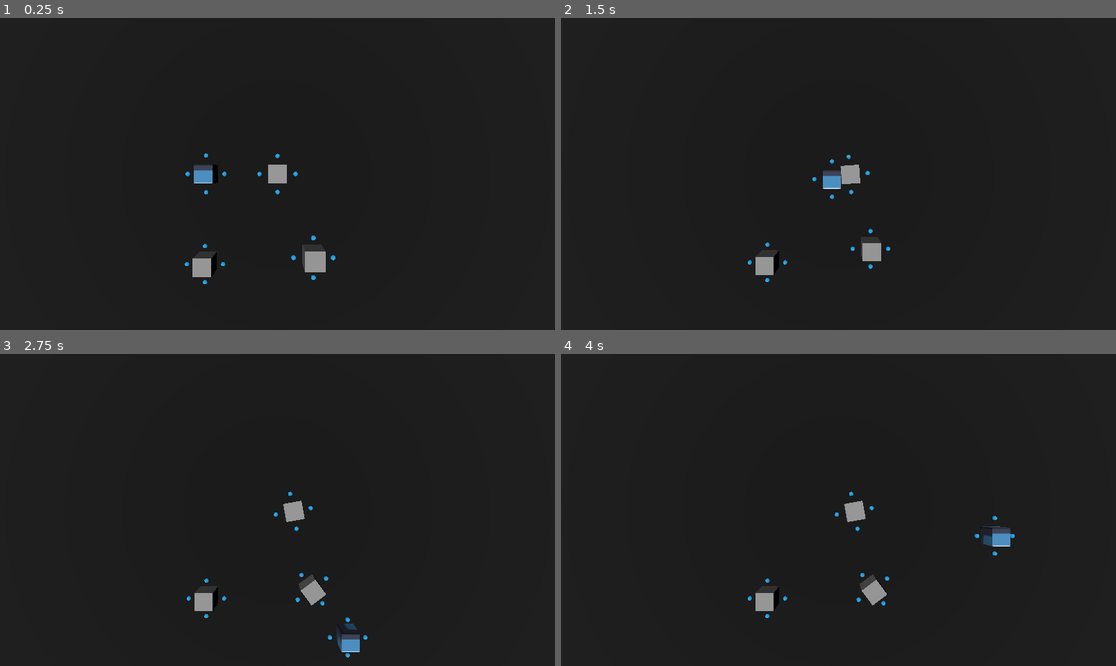
Above: before the commit, frames 1-4 (two rows, left to right).
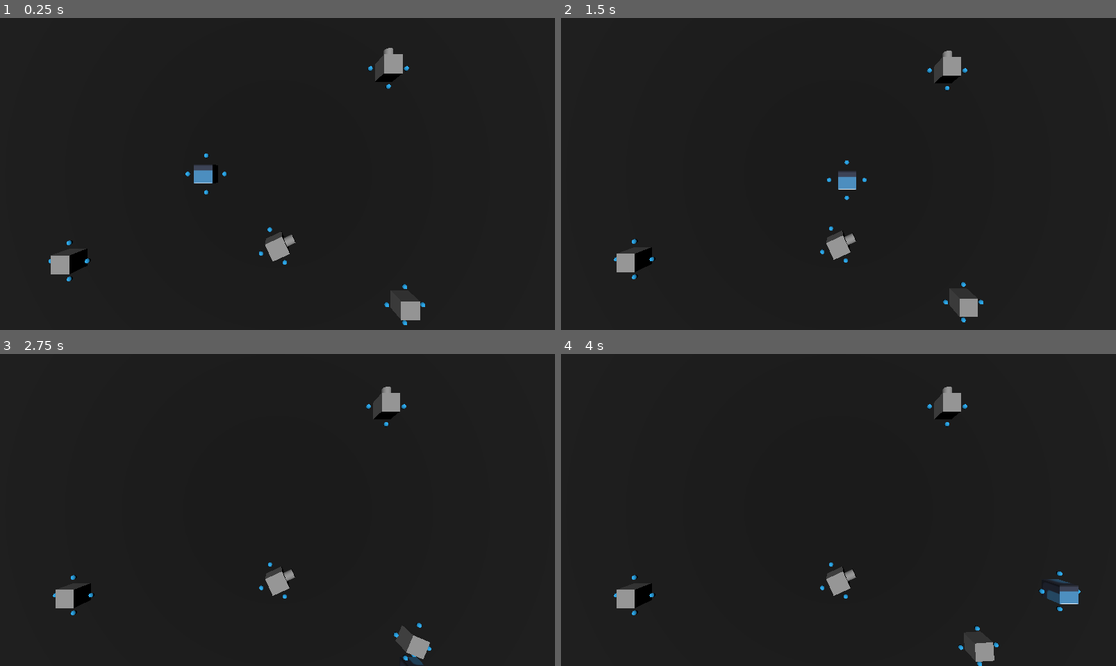
Above: after the commit, the same moments.

Repository: karstenpedersen/robo-blocks
Game: Godot game, scene res://src/scenes/game-scenes/karsten_test_scene.tscn
The game is run twice, just before and just after one commit, with the same random seed, the same clock (stepped at 60 frames per second) and the same inputs. The project has no main scene, so this scene is started directly. The engine's default icon, where the game draws it, is replaced by a stand-in: a white triangle on a blue panel in a dark square.
Inputs (mouse positions are in pixels of both pictures, inside the frame that each line leads up to):
- Up to frame 1 (0.25 s): no input
- Up to frame 2 (1.5 s): move the mouse to (960, 158) at 0.52 s; press the mouse at (960, 158) at 0.53 s; hold D (move_right) 0.53-1.28 s; move the mouse to (727, 189) at 1.27 s; release the mouse at (727, 189) at 1.28 s; hold S (move_down) from 1.28 s (still down); click (727, 189) at 1.35 s
- Up to frame 3 (2.75 s): move the mouse to (333, 441) at 2.02 s; release S (move_down) at 2.03 s; hold D (move_right) from 2.03 s (still down); hold Shift (sprint) from 2.03 s (still down); click (333, 441) at 2.3 s
- Up to frame 4 (4 s): move the mouse to (810, 572) at 2.77 s; release D (move_right) at 2.78 s; release Shift (sprint) at 2.78 s; hold W (move_up) 2.78-3.53 s; click (810, 572) at 2.85 s; move the mouse to (1005, 556) at 3.52 s; press the mouse at (1005, 556) at 3.53 s; hold A (move_left) from 3.53 s (still down)

The runs differ from the first frame. In frame 1, 2.5% of the frame differs, in the area x 8-77%, y 9-99%; in frame 2, 2.6%; in frame 3, 2.7%; in frame 4, 3.0%, in the area x 9-94%, y 10-100%.

Commit message:
Work on timers and attacking

Diff:
--- a/project.godot
+++ b/project.godot
@@ -88,7 +88,7 @@
 
 3d_physics/layer_1="Collision"
 3d_physics/layer_2="Dragging"
-3d_physics/layer_3="HitboxAndHurtbox"
+3d_physics/layer_3="Hurtbox"
 
 [rendering]
 
--- a/src/components/draggable_component.gd
+++ b/src/components/draggable_component.gd
@@ -44,7 +44,6 @@
 
 
 func drag_move(pos: Vector3):
-	# print(len(snap_points), ", ", snap_points)
 	if snap_point:
 		if pos.distance_to(target_position) <= snap_distance:
 			target_position = snap_point.global_position
--- a/src/components/hitbox_component.gd
+++ b/src/components/hitbox_component.gd
@@ -4,6 +4,7 @@
 signal hit_hurtbox(hurtbox: HurtboxComponent)
 
 @export var damage: int = 1
+@export var knockback_force: float = 1
 
 var start_position: Vector3
 
--- a/src/components/hurtbox_component.gd
+++ b/src/components/hurtbox_component.gd
@@ -3,6 +3,7 @@
 
 signal hurtbox_entered(hitbox: HitboxComponent)
 
+@export var actor: Node3D
 @export var disable_invincible_collisions = true
 
 var is_invincible = false :
--- a/src/components/knockback_component.gd
+++ b/src/components/knockback_component.gd
@@ -2,7 +2,7 @@
 class_name KnockbackComponent
 
 @export var actor: RigidBody3D
-@export var knockback_force: float = 100
+@export var knockback_force: float = 2
 
 
 func apply_knockback(knockback: Vector3):
--- a/src/components/move_straight_component.gd
+++ b/src/components/move_straight_component.gd
@@ -2,13 +2,9 @@
 class_name MoveStraightComponent
 
 @export var actor: Node3D
-@export var speed: float = 200
+@export var speed: float = 10
 @export var gravity: Vector3 = Vector3.FORWARD
-
-var velocity = Vector3.ZERO
 
 
 func _physics_process(delta):
-	velocity += gravity.normalized() * delta * speed
-	actor.look_at(actor.transform.origin + velocity.normalized(), Vector3.UP)
-	actor.transform.origin += velocity * delta
+	actor.transform.origin += (-actor.transform.basis.z).normalized() * speed * delta
--- a/src/components/spawner_component.gd
+++ b/src/components/spawner_component.gd
@@ -3,8 +3,11 @@
 
 signal spawned(node: Node3D)
 
-@export var object: PackedScene
+@export var scene: PackedScene
 
 
 func spawn():
-	spawned.emit()
+	var instance = scene.instantiate()
+	instance.global_transform = global_transform
+	owner.owner.add_sibling(instance)
+	spawned.emit(instance)
--- /dev/null
+++ b/src/components/spawner_timer_component.gd
@@ -0,0 +1,10 @@
+extends Node
+class_name SpawnerTimerComponent
+
+@export var timer_component: TimerComponent
+@export var spawner_components: Array[SpawnerComponent]
+
+
+func _ready() -> void:
+	for spawner_component in spawner_components:
+		timer_component.cooled_down.connect(spawner_component.spawn)
--- /dev/null
+++ b/src/components/start_on_mount_component.gd
@@ -0,0 +1,18 @@
+extends Node
+class_name StartOnMountComponent
+
+@export var timers: Array[Timer]
+@export var draggable_component: DraggableComponent
+# TODO: Make this listen to events from BaseModule
+
+func _ready() -> void:
+	for timer in timers:
+		draggable_component.mounted.connect(func ():
+			if timer.paused:
+				timer.paused = false
+			else:
+				timer.start()
+		)
+		draggable_component.unmounted.connect(func ():
+			timer.paused = true
+		)
--- a/src/components/timer_component.gd
+++ b/src/components/timer_component.gd
@@ -2,22 +2,26 @@
 class_name TimerComponent
 
 signal looped_around
+signal cooled_down
 
 @export var cooldowns: Array[float] = [1]
 
 var cooldown_index = 0
+var has_executed = false
 
 
 func _ready() -> void:
 	one_shot = true
 	timeout.connect(_on_timeout)
-	start()
 
 
 func _on_timeout():
-	cooldown_index += 1
-	if cooldown_index == len(cooldowns):
-		cooldown_index = 0
-		looped_around.emit()
+	if has_executed:
+		cooled_down.emit()
+		cooldown_index += 1
+		if cooldown_index == len(cooldowns):
+			cooldown_index = 0
+			looped_around.emit()
 	wait_time = cooldowns[cooldown_index]
+	has_executed = true
 	start()
--- a/src/entities/modules/base_module/base_module.gd
+++ b/src/entities/modules/base_module/base_module.gd
@@ -23,12 +23,6 @@
 			return null
 		return neighbours[0]["point"]
 
-
-func _ready() -> void:
-	hurtbox_component.hurtbox_entered.connect(func(hitbox: HitboxComponent):
-		health_component.hurt(hitbox.damage)
-		knockback_component.apply_knockback((global_position - hitbox.start_position).normalized() * 5)
-	)
 
 func _physics_process(delta: float) -> void:
 	if connection_point and index != 0:
@@ -102,3 +96,9 @@
 
 func _on_health_component_eliminated() -> void:
 	destroy()
+
+
+func _on_hurtbox_component_hurtbox_entered(hitbox: HitboxComponent) -> void:
+	health_component.hurt(hitbox.damage)
+	knockback_component.apply_knockback((global_position \
+			- hitbox.start_position).normalized() * hitbox.knockback_force)
--- a/src/entities/modules/base_module/base_module.tscn
+++ b/src/entities/modules/base_module/base_module.tscn
@@ -1,7 +1,6 @@
-[gd_scene load_steps=9 format=3 uid="uid://rbuqgpudjokf"]
+[gd_scene load_steps=8 format=3 uid="uid://rbuqgpudjokf"]
 
 [ext_resource type="Script" path="res://src/entities/modules/base_module/base_module.gd" id="1_iavab"]
-[ext_resource type="PackedScene" uid="uid://diifca8xuek5r" path="res://src/systems/drag-and-drop/snap_point.tscn" id="2_dgh0n"]
 [ext_resource type="Script" path="res://src/components/health_component.gd" id="2_yfns1"]
 [ext_resource type="Script" path="res://src/components/hurtbox_component.gd" id="3_5krxg"]
 [ext_resource type="Script" path="res://src/components/knockback_component.gd" id="4_sexcm"]
@@ -20,10 +19,11 @@
 [node name="HealthComponent" type="Node" parent="Components"]
 script = ExtResource("2_yfns1")
 
-[node name="HurtboxComponent" type="Area3D" parent="Components"]
+[node name="HurtboxComponent" type="Area3D" parent="Components" node_paths=PackedStringArray("actor")]
 collision_layer = 4
-collision_mask = 4
+collision_mask = 0
 script = ExtResource("3_5krxg")
+actor = NodePath("../..")
 
 [node name="CollisionShape3D" type="CollisionShape3D" parent="Components/HurtboxComponent"]
 shape = SubResource("BoxShape3D_xkpqt")
@@ -43,20 +43,5 @@
 
 [node name="SnapPoints" type="Node3D" parent="."]
 
-[node name="SnapPoint4" parent="SnapPoints" node_paths=PackedStringArray("parent") instance=ExtResource("2_dgh0n")]
-transform = Transform3D(1, 0, 0, 0, 1, 0, 0, 0, 1, -1, 0, 0)
-parent = NodePath("../..")
-
-[node name="SnapPoint3" parent="SnapPoints" node_paths=PackedStringArray("parent") instance=ExtResource("2_dgh0n")]
-transform = Transform3D(1, 0, 0, 0, 1, 0, 0, 0, 1, 1, 0, 0)
-parent = NodePath("../..")
-
-[node name="SnapPoint2" parent="SnapPoints" node_paths=PackedStringArray("parent") instance=ExtResource("2_dgh0n")]
-transform = Transform3D(1, 0, 0, 0, 1, 0, 0, 0, 1, 0, 0, -1)
-parent = NodePath("../..")
-
-[node name="SnapPoint" parent="SnapPoints" node_paths=PackedStringArray("parent") instance=ExtResource("2_dgh0n")]
-transform = Transform3D(1, 0, 0, 0, 1, 0, 0, 0, 1, 0, 0, 1)
-parent = NodePath("../..")
-
 [connection signal="eliminated" from="Components/HealthComponent" to="." method="_on_health_component_eliminated"]
+[connection signal="hurtbox_entered" from="Components/HurtboxComponent" to="." method="_on_hurtbox_component_hurtbox_entered"]
--- /dev/null
+++ b/src/entities/modules/block_module/block_module.tscn
@@ -0,0 +1,25 @@
+[gd_scene load_steps=3 format=3 uid="uid://wjmeakyobu3n"]
+
+[ext_resource type="PackedScene" uid="uid://brae6ovj5r6in" path="res://src/entities/modules/draggable_module/draggable_module.tscn" id="1_tmpfa"]
+[ext_resource type="PackedScene" uid="uid://diifca8xuek5r" path="res://src/systems/drag-and-drop/snap_point.tscn" id="2_4t6vd"]
+
+[node name="BlockModule" instance=ExtResource("1_tmpfa")]
+
+[node name="HurtboxComponent" parent="Components" index="2"]
+collision_mask = 4
+
+[node name="SnapPoint" parent="SnapPoints" index="0" node_paths=PackedStringArray("parent") instance=ExtResource("2_4t6vd")]
+transform = Transform3D(1, 0, 0, 0, 1, 0, 0, 0, 1, 0, 0, 1)
+parent = NodePath("../..")
+
+[node name="SnapPoint2" parent="SnapPoints" index="1" node_paths=PackedStringArray("parent") instance=ExtResource("2_4t6vd")]
+transform = Transform3D(1, 0, 0, 0, 1, 0, 0, 0, 1, 1, 0, 0)
+parent = NodePath("../..")
+
+[node name="SnapPoint3" parent="SnapPoints" index="2" node_paths=PackedStringArray("parent") instance=ExtResource("2_4t6vd")]
+transform = Transform3D(1, 0, 0, 0, 1, 0, 0, 0, 1, -1, 0, 0)
+parent = NodePath("../..")
+
+[node name="SnapPoint4" parent="SnapPoints" index="3" node_paths=PackedStringArray("parent") instance=ExtResource("2_4t6vd")]
+transform = Transform3D(1, 0, 0, 0, 1, 0, 0, 0, 1, 0, 0, -1)
+parent = NodePath("../..")
--- /dev/null
+++ b/src/entities/modules/gun_module/gun_module.tscn
@@ -0,0 +1,54 @@
+[gd_scene load_steps=9 format=3 uid="uid://11bxq6vansxh"]
+
+[ext_resource type="PackedScene" uid="uid://brae6ovj5r6in" path="res://src/entities/modules/draggable_module/draggable_module.tscn" id="1_838dj"]
+[ext_resource type="Script" path="res://src/components/timer_component.gd" id="2_sc3w7"]
+[ext_resource type="Script" path="res://src/components/start_on_mount_component.gd" id="2_uiyr8"]
+[ext_resource type="Script" path="res://src/components/spawner_component.gd" id="3_qg62a"]
+[ext_resource type="Script" path="res://src/components/spawner_timer_component.gd" id="3_xwkyb"]
+[ext_resource type="PackedScene" uid="uid://0qe7jtkjvfu1" path="res://src/entities/projectiles/projectile.tscn" id="4_vasbp"]
+[ext_resource type="PackedScene" uid="uid://diifca8xuek5r" path="res://src/systems/drag-and-drop/snap_point.tscn" id="5_5asm8"]
+
+[sub_resource type="CylinderMesh" id="CylinderMesh_y6doc"]
+top_radius = 0.25
+bottom_radius = 0.25
+height = 1.0
+
+[node name="GunModule" instance=ExtResource("1_838dj")]
+
+[node name="HurtboxComponent" parent="Components" index="2"]
+collision_mask = 4
+
+[node name="StartOnMountComponent" type="Node" parent="Components" index="4" node_paths=PackedStringArray("timers", "draggable_component")]
+script = ExtResource("2_uiyr8")
+timers = [NodePath("../TimerComponent")]
+draggable_component = NodePath("../DraggableComponent")
+
+[node name="TimerComponent" type="Timer" parent="Components" index="5"]
+script = ExtResource("2_sc3w7")
+cooldowns = Array[float]([0.2, 5.0])
+
+[node name="SpawnerTimerComponent" type="Node" parent="Components" index="6" node_paths=PackedStringArray("timer_component", "spawner_components")]
+script = ExtResource("3_xwkyb")
+timer_component = NodePath("../TimerComponent")
+spawner_components = [NodePath("../../Visuals/Barrel/SpawnerComponent")]
+
+[node name="Barrel" type="MeshInstance3D" parent="Visuals" index="1"]
+transform = Transform3D(1, 0, 0, 0, -4.37114e-08, 1, 0, -1, -4.37114e-08, 0, 0, -0.5)
+mesh = SubResource("CylinderMesh_y6doc")
+
+[node name="SpawnerComponent" type="Node3D" parent="Visuals/Barrel" index="0"]
+transform = Transform3D(1, 0, 0, 0, -4.37114e-08, -1, 0, 1, -4.37114e-08, 0, 0.5, 2.18557e-08)
+script = ExtResource("3_qg62a")
+scene = ExtResource("4_vasbp")
+
+[node name="SnapPoint4" parent="SnapPoints" index="0" node_paths=PackedStringArray("parent") instance=ExtResource("5_5asm8")]
+transform = Transform3D(1, 0, 0, 0, 1, 0, 0, 0, 1, -1, 0, 0)
+parent = NodePath("../..")
+
+[node name="SnapPoint3" parent="SnapPoints" index="1" node_paths=PackedStringArray("parent") instance=ExtResource("5_5asm8")]
+transform = Transform3D(1, 0, 0, 0, 1, 0, 0, 0, 1, 1, 0, 0)
+parent = NodePath("../..")
+
+[node name="SnapPoint" parent="SnapPoints" index="2" node_paths=PackedStringArray("parent") instance=ExtResource("5_5asm8")]
+transform = Transform3D(1, 0, 0, 0, 1, 0, 0, 0, 1, 0, 0, 1)
+parent = NodePath("../..")
--- a/src/entities/modules/missile_module/gun_module.tscn
+++ /dev/null
@@ -1,9 +0,0 @@
-[gd_scene load_steps=3 format=3 uid="uid://11bxq6vansxh"]
-
-[ext_resource type="PackedScene" uid="uid://brae6ovj5r6in" path="res://src/entities/modules/draggable_module/draggable_module.tscn" id="1_838dj"]
-[ext_resource type="Script" path="res://src/components/timer_component.gd" id="2_sc3w7"]
-
-[node name="DraggableModule" instance=ExtResource("1_838dj")]
-
-[node name="ProjectileSpawnerComponent" type="Timer" parent="Components" index="4"]
-script = ExtResource("2_sc3w7")
--- a/src/entities/modules/player_module/player_module.gd
+++ b/src/entities/modules/player_module/player_module.gd
@@ -1,5 +1,5 @@
 extends HeadModule
-
+class_name PlayerModule
 
 var speed: float = 1250
 
@@ -16,4 +16,5 @@
 
 
 func _on_destroyed() -> void:
+	print("Destroyed")
 	Globals.player_died.emit()
--- a/src/entities/modules/player_module/player_module.tscn
+++ b/src/entities/modules/player_module/player_module.tscn
@@ -1,9 +1,29 @@
-[gd_scene load_steps=3 format=3 uid="uid://yn5a65abxctt"]
+[gd_scene load_steps=4 format=3 uid="uid://yn5a65abxctt"]
 
 [ext_resource type="PackedScene" uid="uid://cjk61uln7tdkc" path="res://src/entities/modules/head_module/head_module.tscn" id="1_wxp1y"]
 [ext_resource type="Script" path="res://src/entities/modules/player_module/player_module.gd" id="2_ccv3i"]
+[ext_resource type="PackedScene" uid="uid://diifca8xuek5r" path="res://src/systems/drag-and-drop/snap_point.tscn" id="3_d8cww"]
 
 [node name="PlayerModule" instance=ExtResource("1_wxp1y")]
 script = ExtResource("2_ccv3i")
 
+[node name="HurtboxComponent" parent="Components" index="1"]
+collision_mask = 4
+
+[node name="SnapPoint4" parent="SnapPoints" index="0" node_paths=PackedStringArray("parent") instance=ExtResource("3_d8cww")]
+transform = Transform3D(1, 0, 0, 0, 1, 0, 0, 0, 1, -1, 0, 0)
+parent = NodePath("../..")
+
+[node name="SnapPoint3" parent="SnapPoints" index="1" node_paths=PackedStringArray("parent") instance=ExtResource("3_d8cww")]
+transform = Transform3D(1, 0, 0, 0, 1, 0, 0, 0, 1, 1, 0, 0)
+parent = NodePath("../..")
+
+[node name="SnapPoint2" parent="SnapPoints" index="2" node_paths=PackedStringArray("parent") instance=ExtResource("3_d8cww")]
+transform = Transform3D(1, 0, 0, 0, 1, 0, 0, 0, 1, 0, 0, -1)
+parent = NodePath("../..")
+
+[node name="SnapPoint" parent="SnapPoints" index="3" node_paths=PackedStringArray("parent") instance=ExtResource("3_d8cww")]
+transform = Transform3D(1, 0, 0, 0, 1, 0, 0, 0, 1, 0, 0, 1)
+parent = NodePath("../..")
+
 [connection signal="destroyed" from="." to="." method="_on_destroyed"]
--- a/src/entities/projectiles/projectile.gd
+++ b/src/entities/projectiles/projectile.gd
@@ -1,4 +1,4 @@
-extends Area3D
+extends Node3D
 
 signal collided(node: Node3D)
 signal destroyed(pos: Vector3)
--- a/src/entities/projectiles/projectile.tscn
+++ b/src/entities/projectiles/projectile.tscn
@@ -26,6 +26,8 @@
 actor = NodePath("../..")
 
 [node name="HitboxComponent" type="Area3D" parent="Components"]
+collision_layer = 0
+collision_mask = 5
 script = ExtResource("3_uf2n1")
 
 [node name="CollisionShape3D" type="CollisionShape3D" parent="Components/HitboxComponent"]
--- a/src/scenes/game-scenes/karsten_test_scene.tscn
+++ b/src/scenes/game-scenes/karsten_test_scene.tscn
@@ -1,9 +1,10 @@
-[gd_scene load_steps=8 format=3 uid="uid://bwmoew3o64qdg"]
+[gd_scene load_steps=9 format=3 uid="uid://bwmoew3o64qdg"]
 
 [ext_resource type="PackedScene" uid="uid://cejqx5xhwcx8f" path="res://src/systems/game_manager/game_manager.tscn" id="1_2afqu"]
-[ext_resource type="PackedScene" uid="uid://brae6ovj5r6in" path="res://src/entities/modules/draggable_module/draggable_module.tscn" id="2_7w6ey"]
 [ext_resource type="Script" path="res://src/systems/drag-and-drop/drag_manager.gd" id="2_u365p"]
 [ext_resource type="PackedScene" uid="uid://yn5a65abxctt" path="res://src/entities/modules/player_module/player_module.tscn" id="3_2guro"]
+[ext_resource type="PackedScene" uid="uid://11bxq6vansxh" path="res://src/entities/modules/gun_module/gun_module.tscn" id="4_rlggj"]
+[ext_resource type="PackedScene" uid="uid://wjmeakyobu3n" path="res://src/entities/modules/block_module/block_module.tscn" id="5_x7a40"]
 
 [sub_resource type="StandardMaterial3D" id="StandardMaterial3D_h5ggp"]
 albedo_color = Color(0.0295066, 0.0295066, 0.0295066, 1)
@@ -36,14 +37,17 @@
 [node name="DragManager" type="Node3D" parent="Camera3D"]
 script = ExtResource("2_u365p")
 
-[node name="DraggableModule" parent="." instance=ExtResource("2_7w6ey")]
-transform = Transform3D(1, 0, 0, 0, 1, 0, 0, 0, 1, 0.003, 1, 0.002)
-
-[node name="DraggableModule3" parent="." instance=ExtResource("2_7w6ey")]
-transform = Transform3D(1, 0, 0, 0, 1, 0, 0, 0, 1, 1.8131, 2, 4.22485)
-
 [node name="PlayerModule" parent="." instance=ExtResource("3_2guro")]
 transform = Transform3D(1, 0, 0, 0, 1, 0, 0, 0, 1, -3.89632, 1.14321, 0)
 
-[node name="DraggableModule2" parent="." instance=ExtResource("2_7w6ey")]
-transform = Transform3D(1, 0, 0, 0, 1, 0, 0, 0, 1, -4.007, 1, 4.99057)
+[node name="GunModule" parent="." instance=ExtResource("4_rlggj")]
+transform = Transform3D(0.416789, 0, -0.909003, 0, 1, 0, 0.909003, 0, 0.416789, -0.00617909, 1, 3.99098)
+
+[node name="GunModule2" parent="." instance=ExtResource("4_rlggj")]
+transform = Transform3D(1, 0, 0, 0, 1, 0, 0, 0, 1, 6.14867, 1, -5.84383)
+
+[node name="BlockModule" parent="." instance=ExtResource("5_x7a40")]
+transform = Transform3D(1, 0, 0, 0, 1, 0, 0, 0, 1, 7.06009, 1, 7.24598)
+
+[node name="BlockModule2" parent="." instance=ExtResource("5_x7a40")]
+transform = Transform3D(1, 0, 0, 0, 1, 0, 0, 0, 1, -11.5324, 1, 4.81725)
